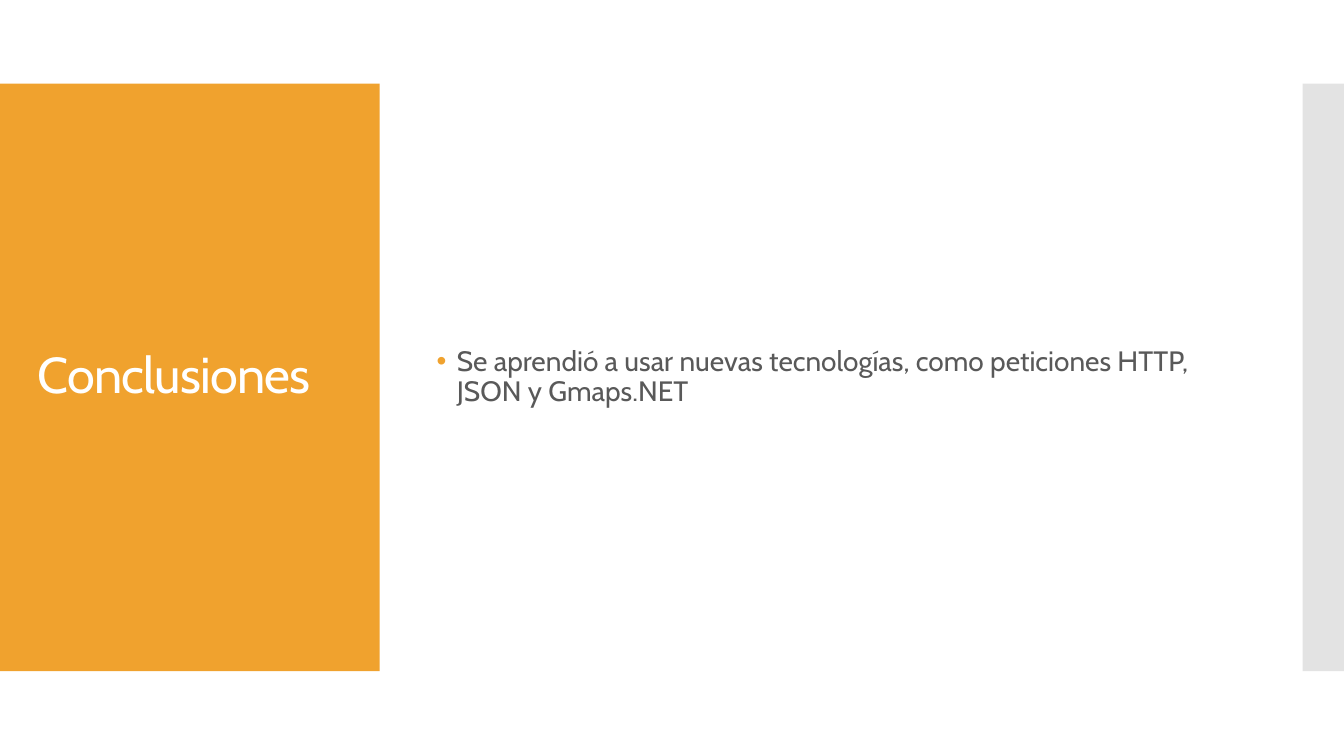
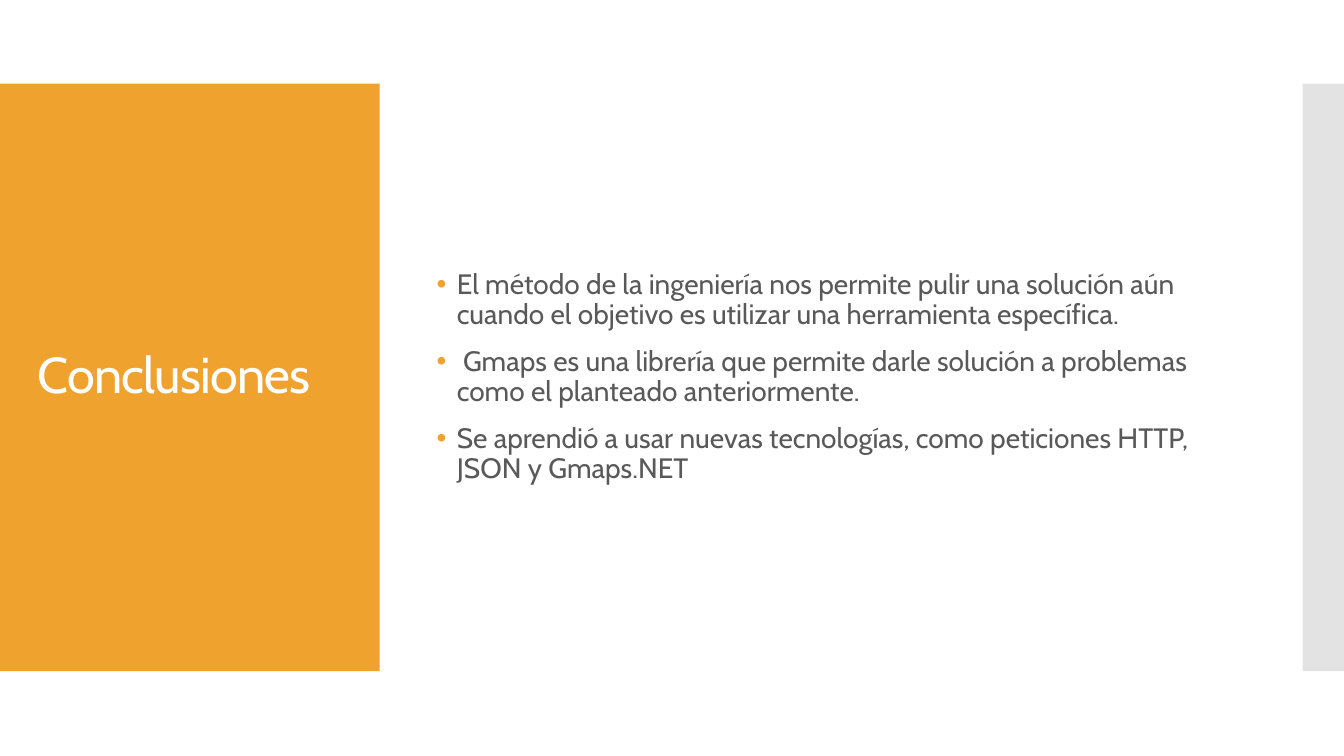
Before and after one commit to camilaleniss/TallerGMap, a slide deck: slide 7 of Presentación Taller GMap.pptx (slide 6 before the commit). Drawn at 1344x756 pixels with LibreOffice and Linux fonts; fonts in the diff are those of the drawing. Boxes give left, top, right and bottom in pixels: in the first picture for what was removed or moved away, otherwise in the second. Text is boxed around its words. In the diff, an @@ line names an element or a change of style, - is before the commit and + after.

```diff
--- a/Presentación Taller GMap.pptx
+++ b/Presentación Taller GMap.pptx
@@ text at [457,273,1187,408]: paragraphs added @@
+• El método de la ingeniería nos permite pulir una solución aún cuando el objetivo es utilizar una herramienta específica.
+• Gmaps es una librería que permite darle solución a problemas como el planteado anteriormente.
```
Also in this commit, not shown: 3 other slides changed, 1 slide added, 4 other files.
